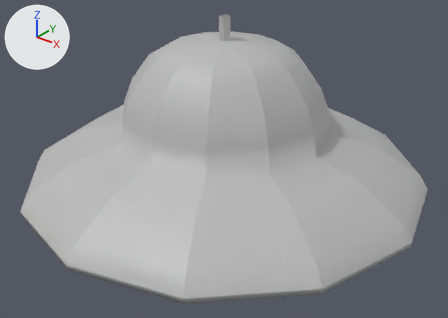
Renders of the FBX model Assets/Models/NormalEnemy.fbx from each side of a commit.
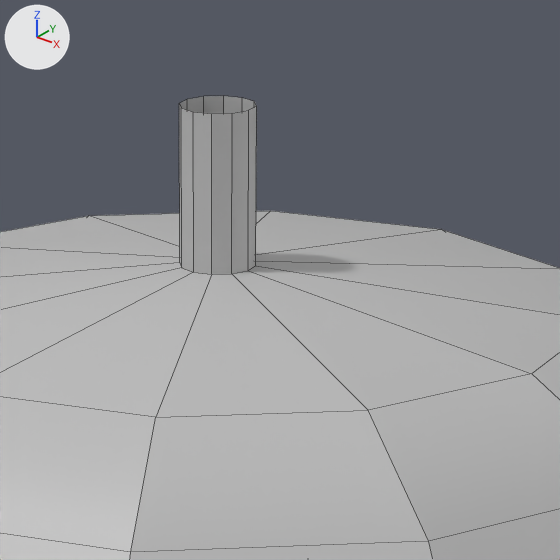
Old and new are each drawn whole from a camera (50 mm lens) standing at (0.0484, -0.0606, 0.0488) and looking at (0.001, -0.0014, 0.0121) and again close up on the part from 43% to 62% of the width and 0% to 26% of the height. The lights are fixed; the arrows at upper left show +X, +Y and +Z. The close-ups show mesh edges as thin lines. Where no turn or scale is listed for an object, it has been applied to the vertices.
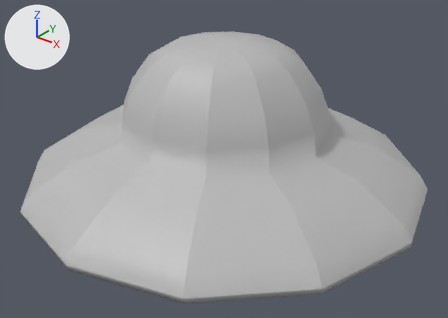
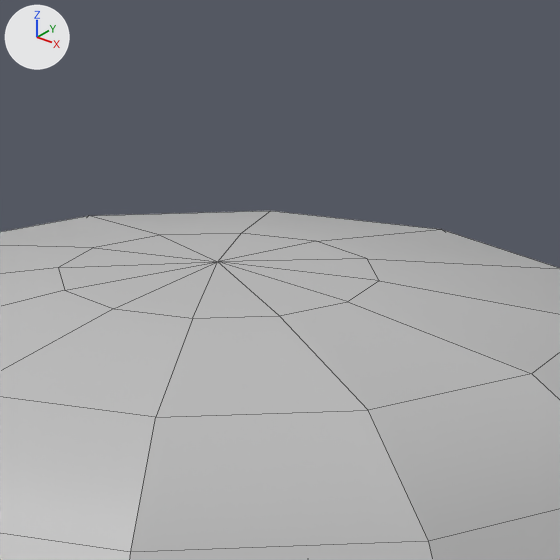
Commit message: Remove the gun hole in Medium Enemy

Changed parts and their boxes (x1, y1, x2, y2) in the close-ups (560 x 560 px; the box of a moved part takes in the faces that stretch with it):
'pCylinder1', reshaped: before (0, 96, 560, 560); after (0, 211, 560, 560)
part 1 of me_mesh, moved or reshaped: before (0, 96, 560, 417); after (0, 211, 560, 417)

The change, as a list of edits to the scene's bpy script:
```text
Change me_mesh:
    used by ob_pcylinder1; location = (0.0, 0.0, 0.01878)
    remove me_mesh.from_pydata(...)  # 181 vertices, 180 faces; spans x -0.0276..0.0276, y -0.0276..0.0276, z -0.0185..0.0123
    add me_mesh.from_pydata(...)  # 170 vertices, 180 faces; spans x -0.0276..0.0276, y -0.0276..0.0276, z -0.0185..0.0093
    me_mesh part 1
    12 vertices are removed from x -0.0007..0.0007, y -0.0007..0.0007, z 0.0123
    12 faces are deleted
    12 vertices move from x -0.0007..0.0007, y -0.0007..0.0007, z 0.0092 to x -0.0031..0.0031, y -0.0031..0.0031, z 0.0091
    1 vertex is added at (0.0, 0.0, 0.0093)
    12 new faces join them
```
